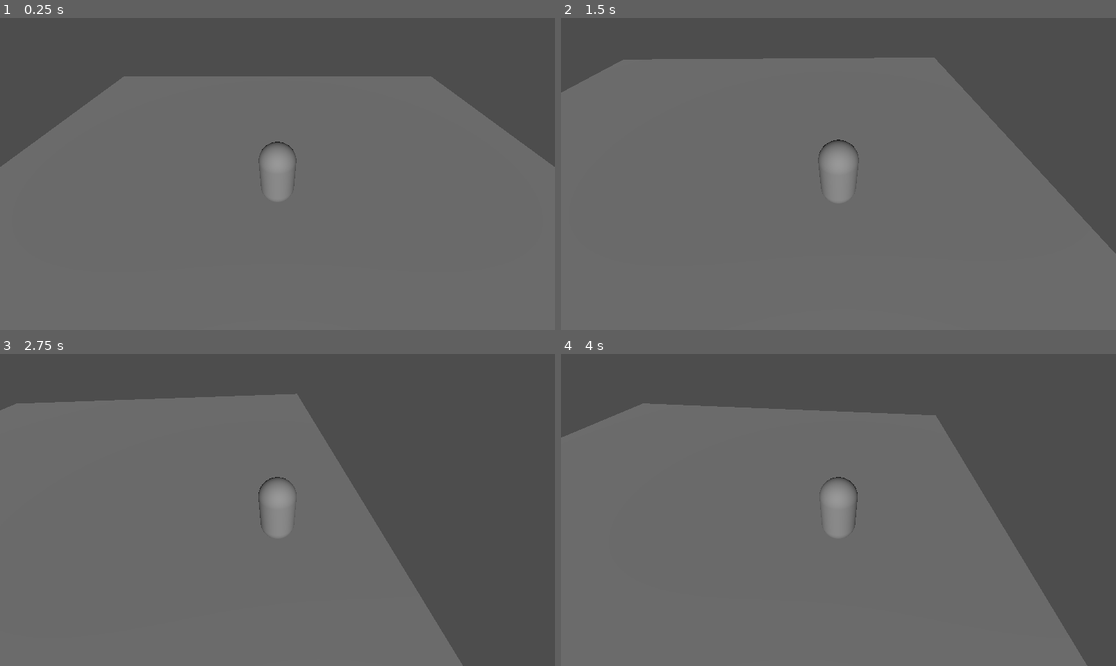
Above: before the commit, frames 1-4 (two rows, left to right).
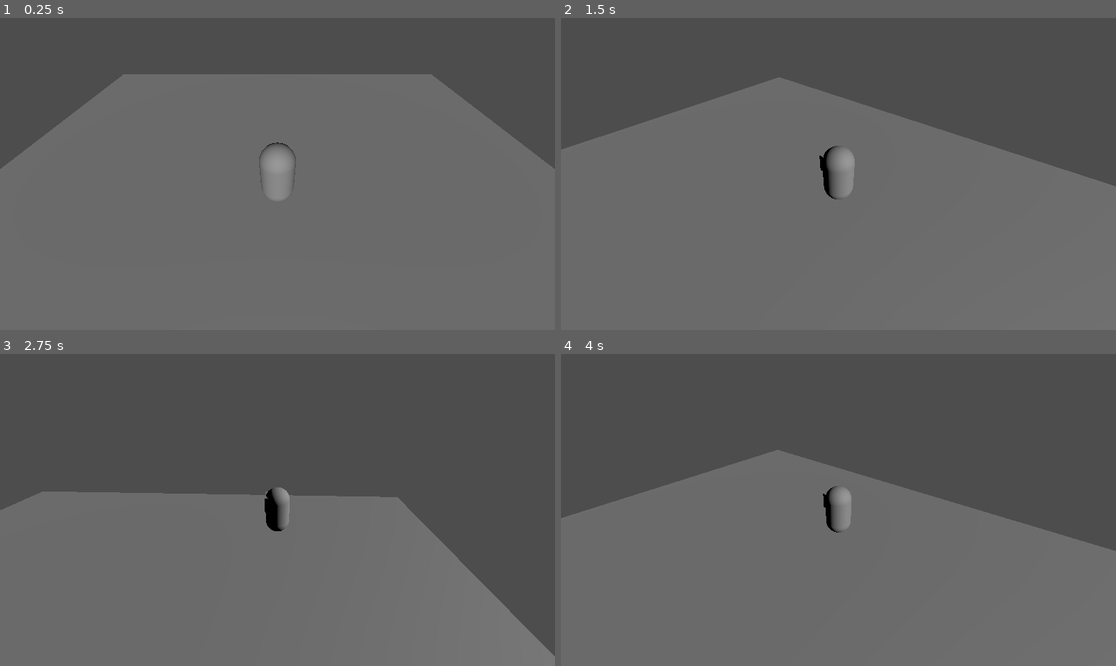
Above: after the commit, the same moments.

Repository: notadoctortired/InvinciKnight
Game: Godot game, scene res://Maps/level.tscn
The game is run twice, just before and just after one commit, with the same random seed, the same clock (stepped at 60 frames per second) and the same inputs.
Inputs:
- Up to frame 1 (0.25 s): no input
- Up to frame 2 (1.5 s): hold D (right) 0.53-1.28 s; hold Space (swing, bound only before the commit) 0.53-1.28 s; hold S (down) from 1.28 s (still down); tap Space (swing, bound only before the commit) at 1.35 s
- Up to frame 3 (2.75 s): release S (down) at 2.03 s; hold D (right) from 2.03 s (still down); hold Space (swing, bound only before the commit) from 2.03 s (still down)
- Up to frame 4 (4 s): release D (right) at 2.78 s; release Space (swing, bound only before the commit) at 2.78 s; hold W (up) 2.78-3.53 s; tap Space (swing, bound only before the commit) at 2.85 s; hold A (left) from 3.53 s (still down); hold Space (swing, bound only before the commit) from 3.53 s (still down)

The runs differ from the first frame. In frame 1, 0.6% of the frame differs, in the area x 0-100%, y 18-54%; in frame 2, 14%; in frame 3, 25%, in the area x 0-100%, y 12-100%; in frame 4, 22%.

Commit message:
Implemented collision detection for sword attack and hiding/unhiding

Diff:
--- /dev/null
+++ b/Player/Scripts/Attacks/slash_hit.gd
@@ -0,0 +1,12 @@
+extends Area3D
+
+@onready var player = get_parent()
+
+func _ready():
+	body_entered.connect(damage)
+	visible = false
+
+func damage(body):
+	if visible:
+		if body.enemy_flag == true:
+			print("enemy hit!")
--- a/Player/Scripts/player_controller.gd
+++ b/Player/Scripts/Player Controls/player_controller.gd
@@ -4,6 +4,10 @@
 @export var health: float
 @export var speed: float
 @export var damage_mult: float
+
+func _ready():
+	$SlashArea/Timer.timeout.connect(hide_attacks) # Catch-all function that hides every weapon
+	# once it has been triggered
 
 func _physics_process(delta: float) -> void:
 	if not is_on_floor():
@@ -30,11 +34,11 @@
 		rotate_y(-0.7853982)
 
 	if event.is_action_pressed("swing"):
-		swing_attack(damage_mult) # Attacks have base values that are multiplied by damage mult
-		# Damage mult can be altered by upgrades of power-ups
+		swing_attack()
 
-func damage(damage_amount: float):
-	health -= damage_amount
+func swing_attack():
+	$SlashArea.visible = true
+	$SlashArea/Timer.start(0.5)
 
-func swing_attack(mult: float):
-	var damage = 10*mult
+func hide_attacks():
+	$SlashArea.visible = false
--- a/Player/player.tscn
+++ b/Player/player.tscn
@@ -1,7 +1,8 @@
 [gd_scene format=3 uid="uid://d1oagnssopcyo"]
 
-[ext_resource type="Script" uid="uid://bok5tyd5u2dm" path="res://Player/Scripts/player_controller.gd" id="1_l8h54"]
-[ext_resource type="Script" uid="uid://chnd2c43hqrkc" path="res://Player/Scripts/camera.gd" id="2_4ntmi"]
+[ext_resource type="Script" uid="uid://bok5tyd5u2dm" path="res://Player/Scripts/Player Controls/player_controller.gd" id="1_l8h54"]
+[ext_resource type="Script" uid="uid://chnd2c43hqrkc" path="res://Player/Scripts/Player Controls/camera.gd" id="2_4ntmi"]
+[ext_resource type="PackedScene" uid="uid://db3ceusxpyfy8" path="res://Player/slasharea.tscn" id="2_btcbx"]
 
 [sub_resource type="CapsuleMesh" id="CapsuleMesh_hvfyp"]
 
@@ -35,11 +36,16 @@
 transform = Transform3D(1, 0, 0, 0, 1, 0, 0, 0, 1, 0, 0.40000007, -0.2)
 shape = SubResource("BoxShape3D_btcbx")
 
-[node name="CameraSocket" type="Node3D" parent="PlayerBody" unique_id=1018338127]
-transform = Transform3D(1, 0, 0, 0, 1, 0, 0, 0, 1, 0, 4, 4)
+[node name="SlashArea" parent="PlayerBody" unique_id=2015310752 instance=ExtResource("2_btcbx")]
+transform = Transform3D(1, 0, 0, 0, 1, 0, 0, 0, 1, 0.6, 0, 0)
+
+[node name="Timer" type="Timer" parent="PlayerBody/SlashArea" unique_id=1374999955]
 
 [node name="Camera" type="Camera3D" parent="." unique_id=1293427983 node_paths=PackedStringArray("target_follow", "target_look")]
 script = ExtResource("2_4ntmi")
-target_follow = NodePath("../PlayerBody/CameraSocket")
+target_follow = NodePath("../CameraSocket")
 target_look = NodePath("../PlayerBody")
 follow_speed = 10.0
+
+[node name="CameraSocket" type="Node3D" parent="." unique_id=1018338127]
+transform = Transform3D(1, 0, 0, 0, 1, 0, 0, 0, 1, 0, 4, 4)
--- /dev/null
+++ b/Player/slasharea.tscn
@@ -0,0 +1,13 @@
+[gd_scene format=3 uid="uid://db3ceusxpyfy8"]
+
+[ext_resource type="Script" uid="uid://cxdfioyxn0d8u" path="res://Player/Scripts/Attacks/slash_hit.gd" id="1_dyx22"]
+
+[sub_resource type="BoxShape3D" id="BoxShape3D_tjepn"]
+size = Vector3(1.5, 0.4, 1)
+
+[node name="SlashArea" type="Area3D" unique_id=2015310752]
+script = ExtResource("1_dyx22")
+
+[node name="Hitbox" type="CollisionShape3D" parent="." unique_id=70900018]
+transform = Transform3D(1, 0, 0, 0, 1, 0, 0, 0, 1, 0.25, -1.4901161e-08, 0)
+shape = SubResource("BoxShape3D_tjepn")
--- a/project.godot
+++ b/project.godot
@@ -55,8 +55,7 @@
 }
 swing={
 "deadzone": 0.2,
-"events": [Object(InputEventKey,"resource_local_to_scene":false,"resource_name":"","device":-1,"window_id":0,"alt_pressed":false,"shift_pressed":false,"ctrl_pressed":false,"meta_pressed":false,"pressed":false,"keycode":0,"physical_keycode":32,"key_label":0,"unicode":32,"location":0,"echo":false,"script":null)
-]
+"events": []
 }
 
 [physics]
Not shown, added: Player/Scripts/Attacks/slash_hit.gd.uid
Renamed: Player/Scripts/camera.gd -> Player/Scripts/Player Controls/camera.gd
Renamed: Player/Scripts/camera.gd.uid -> Player/Scripts/Player Controls/camera.gd.uid
Renamed: Player/Scripts/player_controller.gd.uid -> Player/Scripts/Player Controls/player_controller.gd.uid
